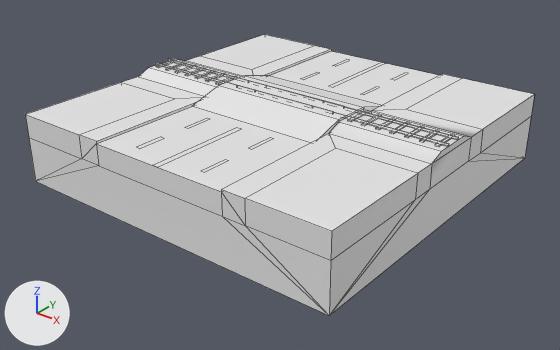
What one commit did to the FBX model Mystics Project/Assets/polyperfect/Low Poly Ultimate Pack/T/- Meshes_T/Terrains_T/Tiles_T/tile-rail-mainroad-crossing.fbx.
Before and after are seen from a camera (50 mm lens) standing at (37.3, -47.7, 22.8) and looking at (0.4, -1.6, -5.8). The axes (+X, +Y, +Z) are drawn at lower left. The lights are the same throughout. Mesh edges are drawn as thin lines. Where no turn or scale is listed for an object, it has been applied to the vertices. Vertices at the same position are counted once.

The scene before the commit, as lines of its bpy script (objects in view):
```python
mat_lowpoly_colors = principled_material('LOWPOLY-COLORS')
mat_lowpoly_colors.base_color = (0.8, 0.8, 0.8)  # white #e7e7e7
mat_lowpoly_colors.roughness = 0.553
me_tile_rail_mainroad_crossing = bpy.data.meshes.new('tile-rail-mainroad-crossing')
me_tile_rail_mainroad_crossing.from_pydata(...)  # 280 vertices, 191 faces; spans x -15.0..15.0, y -15.0..15.0, z -6.0..0.7
me_tile_rail_mainroad_crossing.materials.append(mat_lowpoly_colors)  # white #e7e7e7
ob_tile_rail_mainroad_crossing = bpy.data.objects.new('tile-rail-mainroad-crossing', me_tile_rail_mainroad_crossing)
ob_tile_rail_mainroad_crossing.location = (0.0, 0.0, 0.0)
```
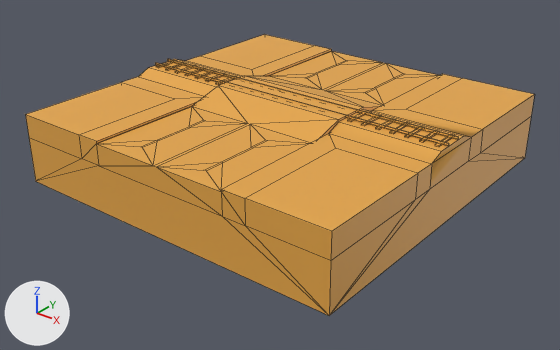
Where the newer file only moved an object's origin or applied its transform, the numbers keep the older frame.

Pixel boxes (x1, y1, x2, y2) of what changed, in the pictures (560 x 350 px):
'tile-rail-mainroad-crossing', recoloured, reshaped (white to orange)
    both: (25, 34, 535, 316)
part 1 of me_tile_rail_mainroad_crossing, deleted
    before: (153, 62, 386, 167)
part 2 of me_tile_rail_mainroad_crossing, built on
    both: (97, 51, 458, 216)

The change, as a list of edits to the scene's bpy script:
```text
Change mat_lowpoly_colors:
    mat_lowpoly_colors.base_color: (0.8, 0.8, 0.8) -> (0.8, 0.388, 0.0631)  # white #e7e7e7 -> orange #e7a747
Change me_tile_rail_mainroad_crossing:
    used by ob_tile_rail_mainroad_crossing; location = (0.0, 0.0, 0.0)
    remove me_tile_rail_mainroad_crossing.from_pydata(...)  # 280 vertices, 191 faces; spans x -15.0..15.0, y -15.0..15.0, z -6.0..0.7
    add me_tile_rail_mainroad_crossing.from_pydata(...)  # 253 vertices, 210 faces; spans x -15.0..15.0, y -15.0..15.0, z -6.0..0.7
    me_tile_rail_mainroad_crossing part 1: 6 loose pieces with 24 vertices, spanning x -3.0..3.0, y -15.0..15.0, z -0.2..0.7, are deleted
    me_tile_rail_mainroad_crossing part 2
    52 vertices are removed from x -6.3..6.3, y -13.6..13.6, z -0.2..0.7
    43 faces are deleted
    43 vertices are added at x -6.3..6.3, y -15.0..15.0, z -2.0..-0.2
    6 new vertices lie (6.1, 0.0, 0.0) away from vertices in x -6.3..0.2, y -15.0..15.0, z -0.2
    68 new faces join them
```
